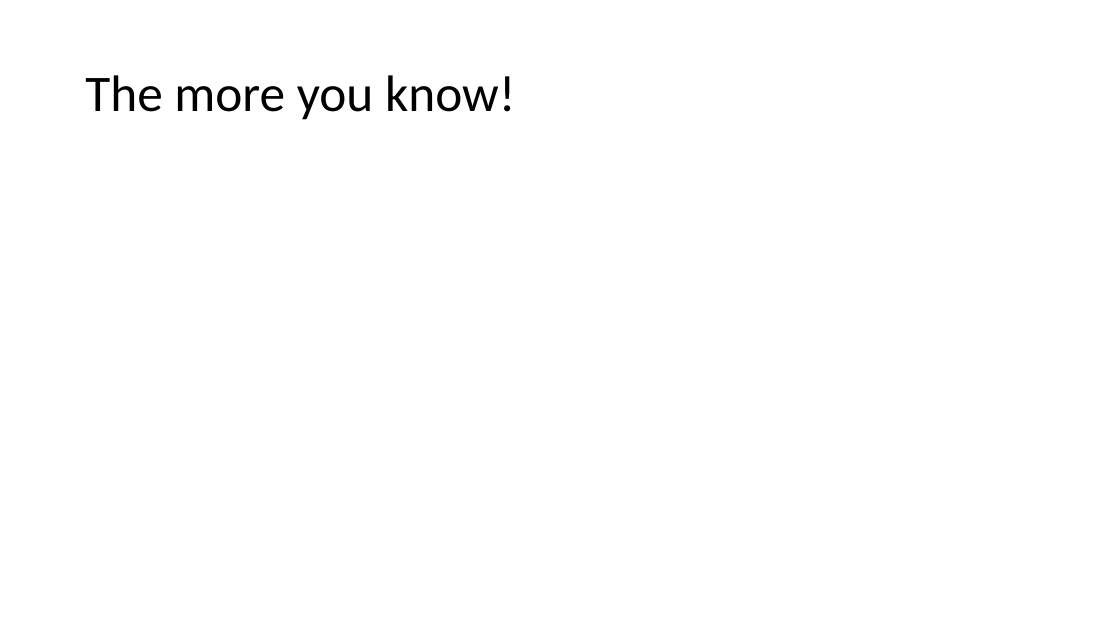
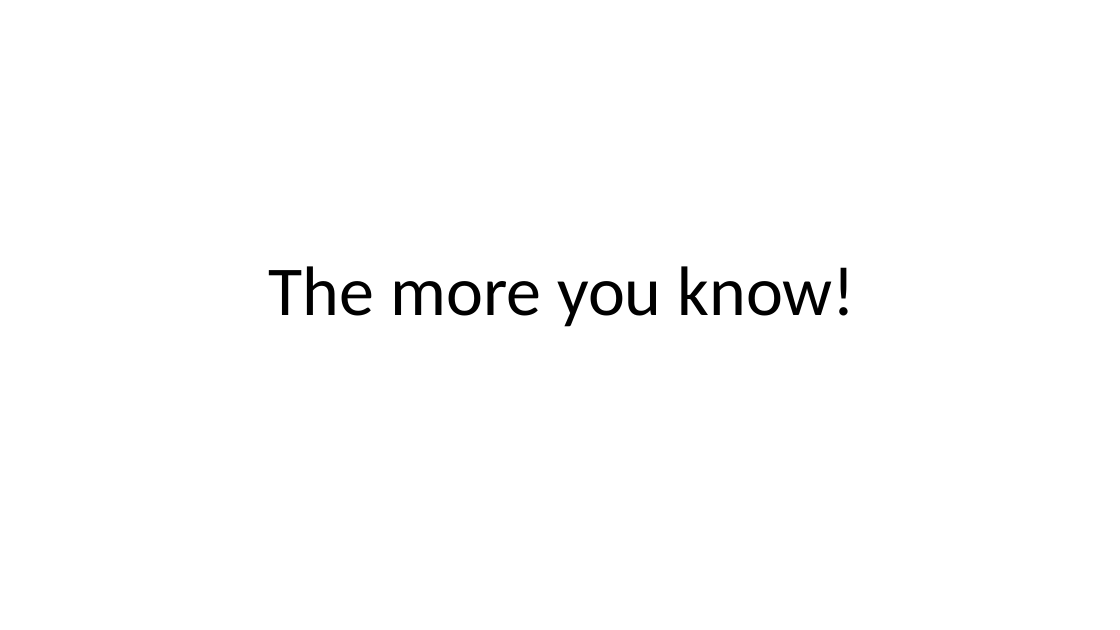
Before and after one commit to armadilloNik/FunctionalCSharpSig, a slide deck: slide 22 of slides/FpViaCSharp.pptx (slide 13 before the commit). Drawn at 1120x630 pixels with LibreOffice and Linux fonts; fonts in the diff are those of the drawing. Boxes give left, top, right and bottom in pixels: in the first picture for what was removed or moved away, otherwise in the second. Text is boxed around its words. In the diff, an @@ line names an element or a change of style, - is before the commit and + after.

```diff
--- a/slides/FpViaCSharp.pptx
+++ b/slides/FpViaCSharp.pptx
@@ title "The more you know!": place and size @@
-title "The more you know!" at box(85, 75, 515, 120)
+title "The more you know!" at box(269, 266, 856, 327)
@@ title "The more you know!" at box(269, 266, 856, 327): size 44 to 60 pt; alignment left to centre @@
```
Also in this commit, not shown: 3 other slides changed, 21 slides added, 2 slides removed.
